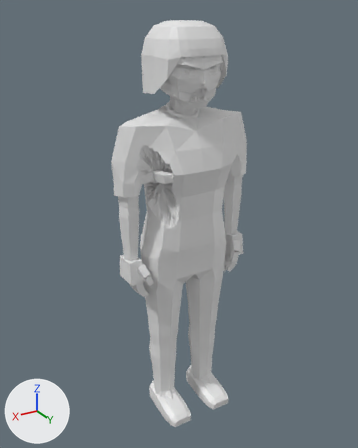
The glTF model assets/models/zombie_prisoner_f_b2.glb, before and after one commit.
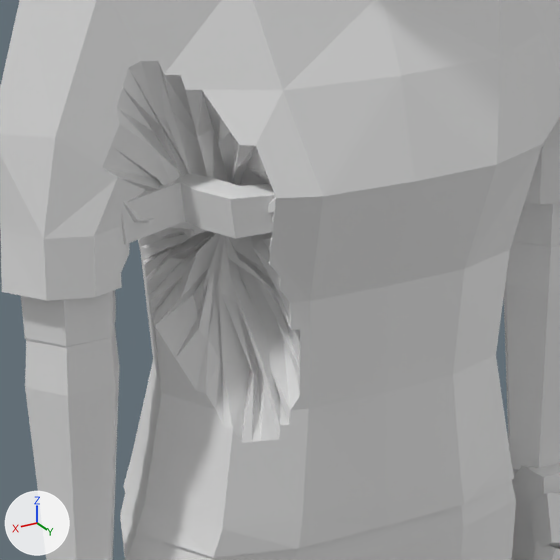
Each version appears first whole from a 50 mm lens placed at (1.141, 1.857, 1.955), pointed at (0.014, -0.021, 1.016), and next in a close-up on the part from 32% to 66% of the width and 29% to 57% of the height. Arrows for +X, +Y and +Z are at lower left; the lights stay in place. The older version's two pictures come first. Vertices at exactly the same position are counted once.

Objects in the first close-up: 'zombie_prisoner_f_b2'.
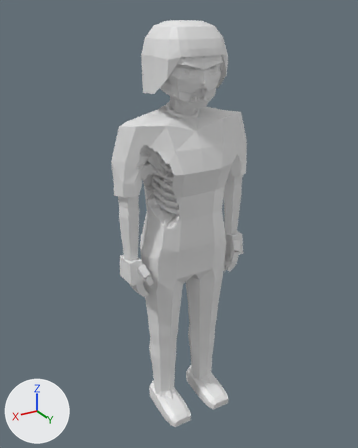
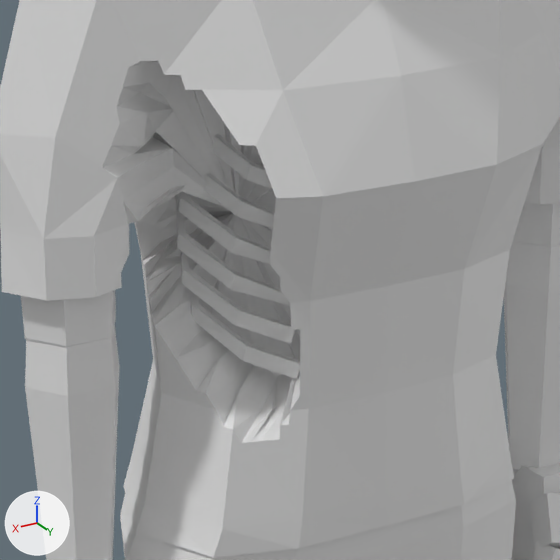
Changed parts and their boxes [x1, y1, x2, y2] in the close-ups (560 x 560 px):
part 1 of me_zombie_prisoner_f_b2, cut back
    both: [102, 61, 300, 443]

The edits, one by one:
me_zombie_prisoner_f_b2 is used by ob_zombie_prisoner_f_b2; location (0.0, 0.0, 0.0).
me_zombie_prisoner_f_b2 had 2145 vertices, 4133 faces and spanned x -0.35..0.35, y -0.16..0.2, z 0.0..1.92.
me_zombie_prisoner_f_b2 now has 2565 vertices, 4865 faces and spans x -0.35..0.35, y -0.16..0.2, z 0.0..1.92.
me_zombie_prisoner_f_b2 part 1: 250 vertices moved from x 0.08..0.32, y -0.05..0.14, z 1.12..1.39 to x -0.02..0.31, y -0.1..0.11, z 1.08..1.44; 14 vertices removed from x 0.14..0.28, y -0.02..0.05, z 1.23..1.36; 354 vertices added at x -0.15..0.29, y -0.09..0.08, z 1.1..1.52.
Other edits to the shape of me_zombie_prisoner_f_b2 do not show in these pictures.
